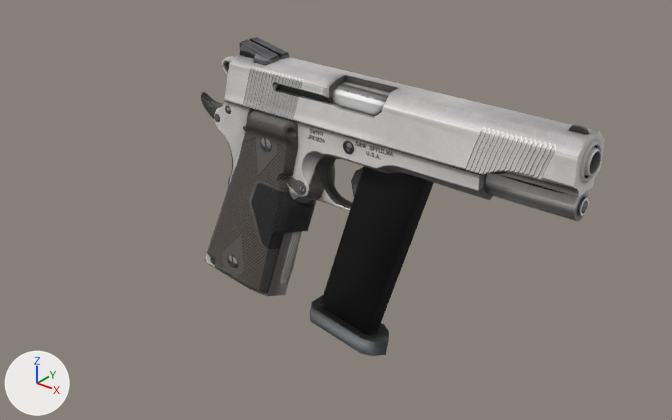
The FBX model Assets/_Models/Weapons/pistol.fbx, before and after one commit.
Before and after are seen from a 50 mm lens placed at (1.98, -2.73, 1.69), pointed at (-0.41, 0.26, -0.16). The axes (+X, +Y, +Z) are drawn at lower left. The lights are the same throughout. Where no turn or scale is listed for an object, it has been applied to the vertices. Vertices at the same position are counted once.

Objects in the first picture: 'Cube.002', 'Cube.005', 'Gun', 'Gun_trigger'.
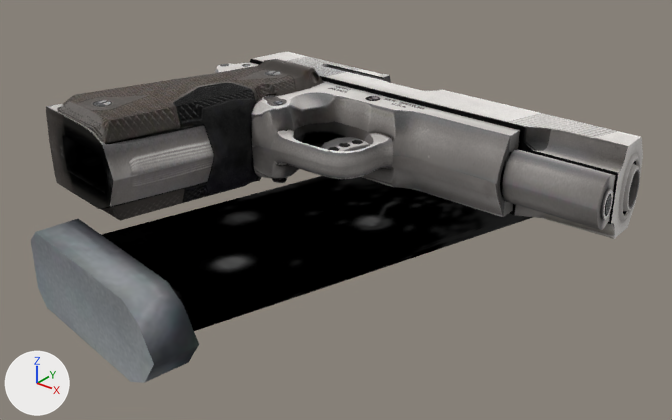
Where the newer file only moved an object's origin or applied its transform, the numbers keep the older frame.

Pixel boxes (x1, y1, x2, y2) of what changed, in the pictures (672 x 420 px; the box of a moved part takes in the faces that stretch with it):
'Gun', surface changed, moved, turned, rescaled
    before: (201, 56, 601, 296)
    after: (46, 59, 640, 221)
'Cube.002', surface changed, moved, turned, rescaled
    before: (310, 167, 434, 356)
    after: (31, 176, 533, 383)
'Cube.005', surface changed, reshaped
    before: (224, 38, 605, 221)
    after: (250, 52, 643, 239)
'Gun_trigger', surface changed, moved, turned, rescaled
    before: (351, 167, 364, 196)
    after: (320, 137, 370, 151)
part 1 of me_mesh_002, moved or reshaped
    before: (224, 54, 605, 221)
    after: (250, 52, 643, 239)
part 2 of me_mesh_002, moved or reshaped (not visible afterwards)
    before: (240, 38, 290, 65)
part 3 of me_mesh_002, moved or reshaped (not visible afterwards)
    before: (569, 125, 589, 134)

Diff of the bpy script that builds the scene:
```diff
--- a/Assets/_Models/Weapons/pistol.fbx.py
+++ b/Assets/_Models/Weapons/pistol.fbx.py
@@ img_handgun_s_jpg @@
+img_handgun_s_jpg = load_image('handgun_S.jpg', '../../_Texuters/Gun/handgun_S.jpg', 2048, 2048, 'Non-Color')
@@ mat_handgun @@
 n0 = _N.new('ShaderNodeBsdfPrincipled'); n0.name = 'Principled BSDF'
 n3 = _N.new('ShaderNodeTexImage'); n3.name = 'Image Texture.001'
-n3.image = img_handgun_n_jpg
+n3.image = img_handgun_s_jpg
+n5 = _N.new('ShaderNodeTexImage'); n5.name = 'Image Texture.002'
+n5.image = img_handgun_n_jpg
 n4 = _N.new('ShaderNodeNormalMap'); n4.name = 'Normal Map'
 _L.new(n2.outputs[0], n0.inputs[0])  # 'Color' to 'Base Color'
-_L.new(n3.outputs[0], n4.inputs[1])  # 'Color' to 'Color'
 _L.new(n4.outputs[0], n0.inputs[5])  # 'Normal' to 'Normal'
 _L.new(n0.outputs[0], n1.inputs[0])  # 'BSDF' to 'Surface'
+_L.new(n3.outputs[0], n0.inputs[13])  # 'Color' to 'Specular IOR Level'
+_L.new(n5.outputs[0], n4.inputs[1])  # 'Color' to 'Color'
@@ me_mesh_002 @@
 me_mesh_002.from_pydata(...)  # 3848 vertices, 3740 faces; spans x -0.76..0.86, y -0.1..0.1, z 0.28..0.65
 # used by ob_cube_005; location = (0.018, 0.0, 0.0)
+# me_mesh_002 part 1: the loose piece of 3101 vertices spanning x -0.76..0.86, y -0.1..0.1, z 0.28..0.59 is multiplied about its middle by the matrix ((1.33, 0.0, 0.0), (0.0, 0.0, 1.33), (0.0, -2.163, 0.0)), then moved by (-0.47, 0.89, -0.44)
+# me_mesh_002 part 2: the loose piece of 505 vertices spanning x -0.69..-0.51, y -0.07..0.07, z 0.57..0.65 is multiplied about its middle by the matrix ((1.33, 0.0, 0.0), (0.0, 0.0, 1.33), (0.0, -2.163, 0.0)), then moved by (-0.68, 1.12, -0.61)
+# me_mesh_002 part 3: the loose piece of 237 vertices spanning x 0.76..0.83, y -0.01..0.01, z 0.59..0.61 is turned -90 degrees about the x axis through its middle and scaled by 1.37, then moved by (-0.22, 1.11, -0.6)
 me_mesh_002.materials.append(mat_handgun)
@@ ob_cube_002 @@
 ob_cube_002 = bpy.data.objects.new('Cube.002', me_mesh)
-ob_cube_002.location = (0.009, 0.0, -0.118)
+ob_cube_002.location = (-0.457, 0.307, -0.306)
+ob_cube_002.rotation_euler = (-1.571, 0.0, 0.0)  # degrees (-90, 0, 0)
+ob_cube_002.scale = (2.54, 2.54, 2.54)
@@ ob_gun @@
 ob_gun = bpy.data.objects.new('Gun', me_mesh_001)
-ob_gun.location = (0.009, 0.0, 0.0)
+ob_gun.location = (-0.48, 0.307, 0.0)
+ob_gun.rotation_euler = (-1.571, 0.0, 0.0)  # degrees (-90, 0, 0)
+ob_gun.scale = (1.33, 2.16, 1.33)
```
